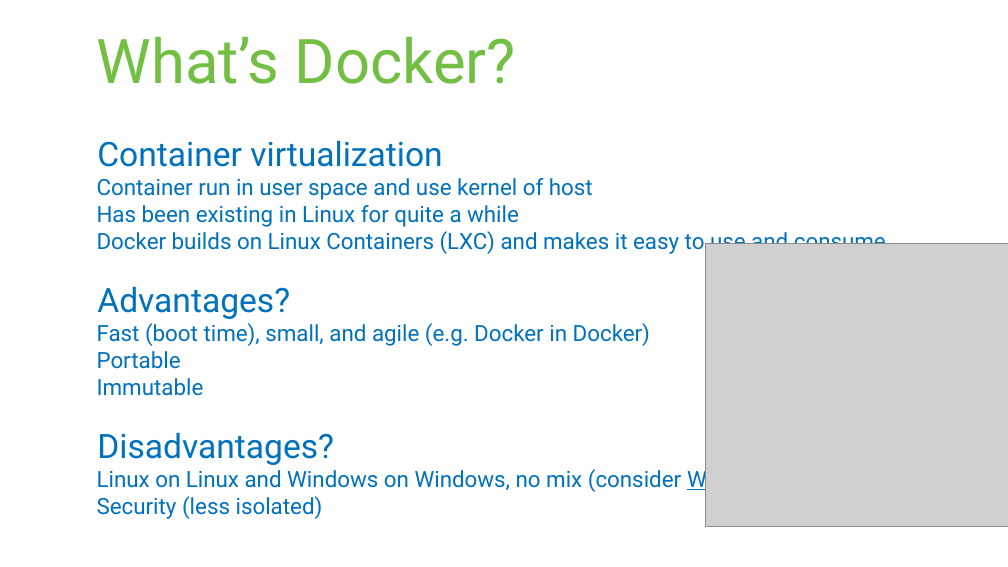
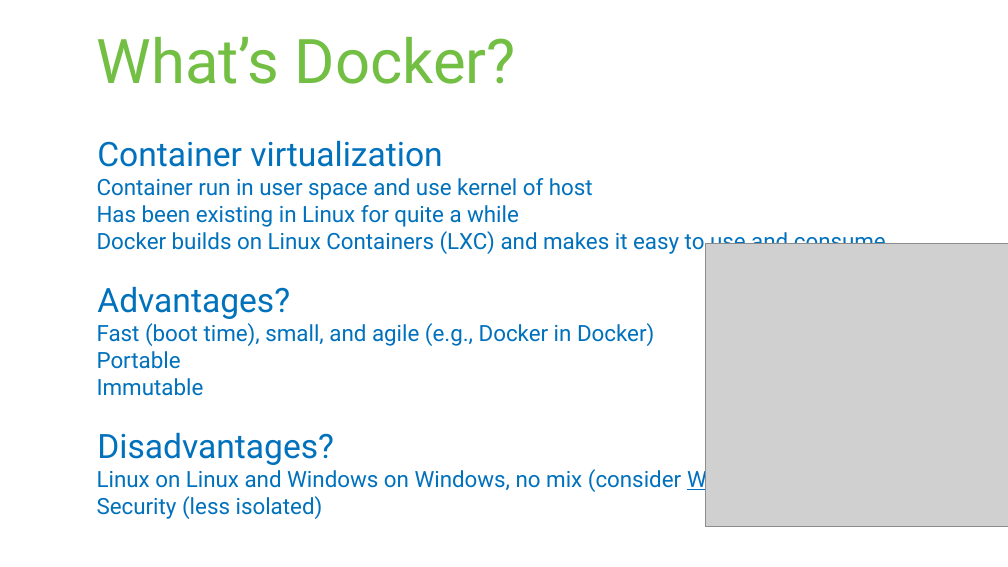
Before and after one commit to rstropek/DockerVS2015Intro, a slide deck: slide 5 of slides/Docker-Workshop.pptx. Drawn at 1008x567 pixels with LibreOffice and Linux fonts; fonts in the diff are those of the drawing; grey boxes stand for pictures. Boxes give left, top, right and bottom in pixels: in the first picture for what was removed or moved away, otherwise in the second. Text is boxed around its words. In the diff, an @@ line names an element or a change of style, - is before the commit and + after.

```diff
--- a/slides/Docker-Workshop.pptx
+++ b/slides/Docker-Workshop.pptx
@@ text at bbox=[97, 323, 654, 346]: text changed @@
-  Fast (boot time), small, and agile (e.g. Docker in Docker)
+  Fast (boot time), small, and agile (e.g., Docker in Docker)
```
Also in this commit, not shown: 6 other slides changed, 2 slides added.
